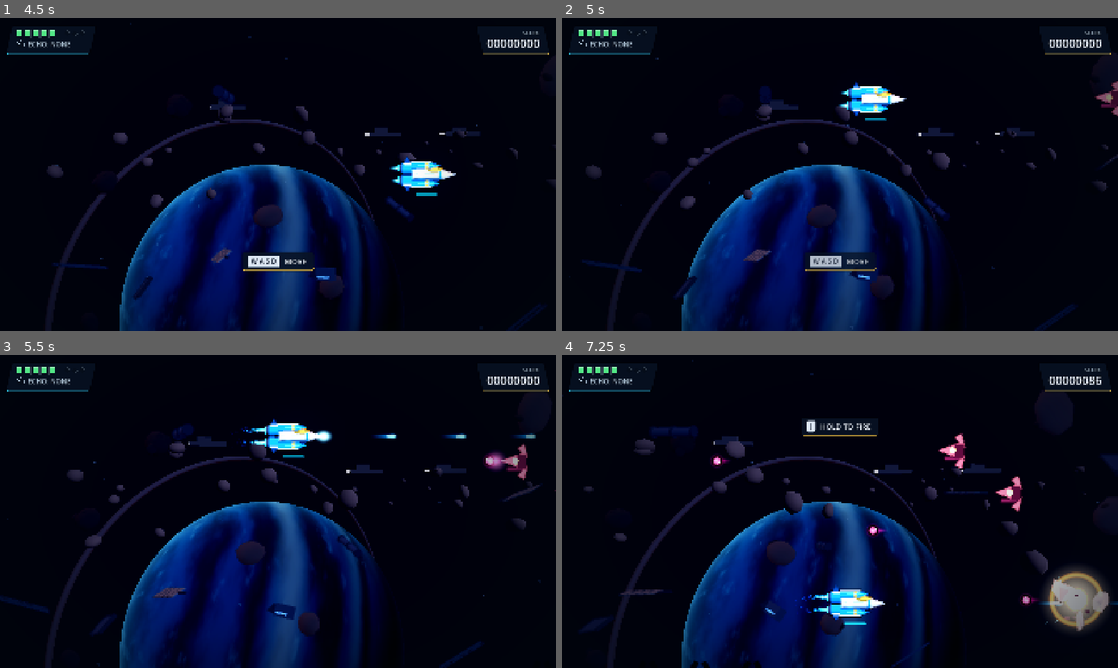
Above: before the commit, frames 1-4 (two rows, left to right).
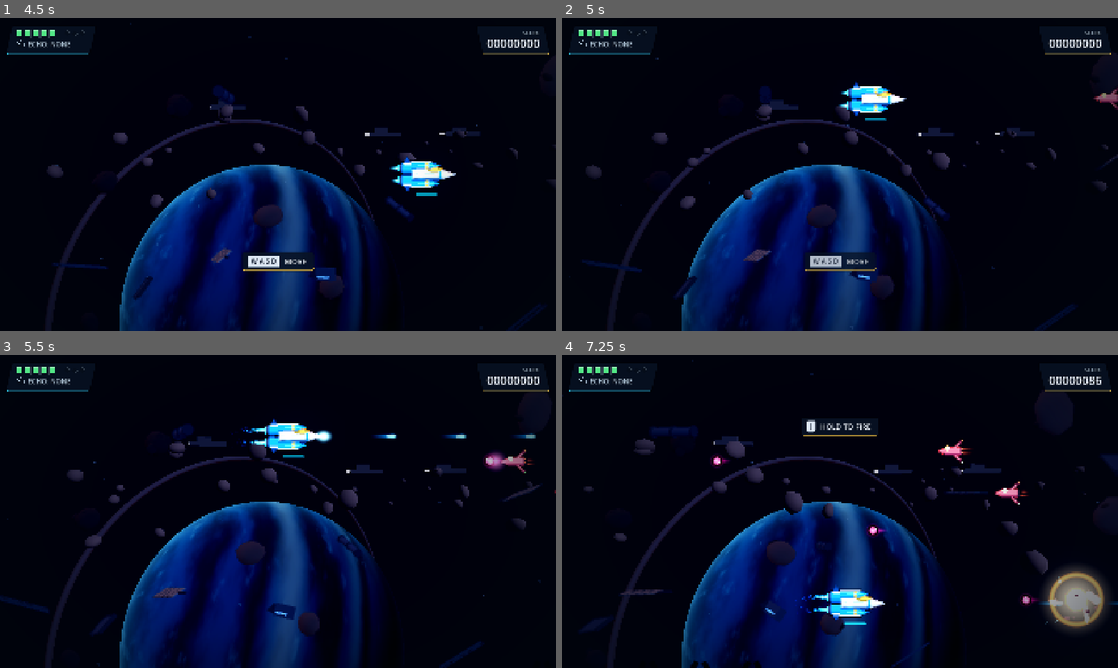
Above: after the commit, the same moments.

Repository: NikolasKorakidis/Mecha-Techa-Soldier
Game: Godot game, scene res://main/main.tscn
The game is run twice, just before and just after one commit, with the same random seed, the same clock (stepped at 60 frames per second) and the same inputs.
Inputs (mouse positions are in pixels of both pictures, inside the frame that each line leads up to):
- Up to frame 1 (4.5 s): click "Start" at 0.5 s; tap Enter at 1.25 s; move the mouse to (400, 158) at 1.27 s; hold D (move_right) 1.28-2 s; tap K (dash) at 1.35 s; click (400, 158) at 1.42 s; tap Space (jump) at 1.52 s; drag from (166, 190) to (250, 237) at 2.02 s; move the mouse to (333, 105) at 2.77 s; hold D (move_right) 2.78-3.5 s; hold J (fire) 2.78-3.5 s; drag from (250, 237) to (111, 127) at 3.52 s; move the mouse to (444, 221) at 4.27 s; hold A (move_left) from 4.28 s (still down); tap 1 at 4.35 s
- Up to frame 2 (5 s): keep holding A (move_left); tap Space (jump) at 4.52 s
- Up to frame 3 (5.5 s): release A (move_left) at 5 s; drag from (111, 464) to (194, 433) at 5.02 s
- Up to frame 4 (7.25 s): move the mouse to (867, 511) at 5.77 s; hold S (move_down) 5.78-6.5 s; tap 0 at 5.85 s; click (867, 511) at 5.92 s; drag from (756, 433) to (728, 527) at 6.52 s

Frame 1 is identical in both runs. In frame 2, 0.2% of the frame differs, in the area x 95-100%, y 20-32%; in frame 3, 0.3%; in frame 4, 1.0%, in the area x 67-99%, y 24-89%.

Commit message:
Stage 1: model space enemies as starships
Co-Authored-By: Claude Opus 5.5 <noreply@anthropic.com>
Claude-Session: https://claude.ai/code/session_01PVvv6XH9MFznwUdwK1tWZd

Diff:
--- a/art/models/enemy_model.gd
+++ b/art/models/enemy_model.gd
@@ -1,14 +1,15 @@
 @tool
 class_name EnemyModel
 extends Node3D
-## Foundry enemy family (all face -X). Coral armor over dark-red undersides, a readable sensor
-## "face" on the camera side, chunky outlines. Echo carriers (elites) add a gold-white core,
+## Enemy family (all face -X). Space kinds are real ships — nose, canopy light, swept wings or
+## pylons, glowing rear thrusters — in coral armour over dark-red undersides with chunky outlines. Echo carriers (elites) add a gold-white core,
 ## orbiting gold fragments, a slow pulsing ring and a faint vertical beacon — never color alone.
 
 enum Kind { DRONE, NEEDLE, LANCER, GUNPOD, RAMMER, GUNSHIP, TESLA, WARDEN, WALKER, HOPPER }
 
 const SENSOR := Color("ffc36a")
 const METAL := Color("3d2f45")
+const ENGINE := Color("ff6a3c")
 
 @export var kind: Kind = Kind.DRONE:
 	set(value):
@@ -32,6 +33,7 @@
 var _time: float = 0.0
 var _recoil: float = 0.0
 var _charge: float = 0.0
+var _flames: Array[MeshInstance3D] = []
 
 
 func _ready() -> void:
@@ -77,6 +79,7 @@
 	_fragments = null
 	_shield_rim = null
 	_barrel_pivot = null
+	_flames.clear()
 	var elite := is_elite_kind()
 	var line := ArtStyle.OUTLINE_THICK if elite else ArtStyle.OUTLINE_THIN
 	# Low rim keeps the coral saturated instead of washing toward pink.
@@ -92,79 +95,110 @@
 
 	match kind:
 		Kind.NEEDLE:
-			# Narrow arrowhead, two small fins, sensor near the tip.
-			ModelKit.cone_x(_body, 0.26, 1.5, Vector3(-0.35, 0.02, 0.0), coral, 4, true)
-			ModelKit.box(_body, Vector3(0.7, 0.2, 0.38), Vector3(0.6, 0.02, 0.0), coral)
-			ModelKit.box(_body, Vector3(1.3, 0.1, 0.34), Vector3(0.05, -0.16, 0.0), under)
-			for side: float in [1.0, -1.0]:
-				ModelKit.prism(_body, Vector3(0.26, 0.5, 0.16), Vector3(0.78, 0.24 * side, 0.0), under,
-						Vector3(0, 0, -135.0 if side > 0 else -45.0))
-			core_pos = Vector3(-0.35, 0.05, 0.22)
-			core_radius = 0.1
+			# STILETTO: long needle fighter, forward canards, dorsal fin, one big engine.
+			ModelKit.hex_x(_body, 0.13, 1.2, Vector3(0.1, 0, 0), coral, 8)
+			ModelKit.cone_x(_body, 0.13, 0.6, Vector3(-0.8, 0, 0), metal, 8, true)
+			ModelKit.prism(_body, Vector3(0.5, 0.3, 0.06), Vector3(0.45, 0.2, 0), under, Vector3(0, 0, 90))
+			for side: float in [1.0, -1.0]:
+				ModelKit.box(_body, Vector3(0.32, 0.05, 0.1), Vector3(-0.35, 0.12 * side, 0), armor, Vector3(0, 0, -30.0 * side))
+				ModelKit.box(_body, Vector3(0.5, 0.06, 0.12), Vector3(0.45, 0.14 * side, 0), coral, Vector3(0, 0, 38.0 * side))
+			_engine(Vector3(0.72, 0, 0), 0.13, 1.2)
+			core_pos = Vector3(-0.3, 0.1, 0.14)
+			core_radius = 0.07
 		Kind.DRONE:
-			ModelKit.prism(_body, Vector3(1.0, 1.3, 0.7), Vector3(-0.1, 0.05, 0), coral, Vector3(0, 0, 90))
-			ModelKit.box(_body, Vector3(0.55, 0.85, 0.8), Vector3(0.45, 0, 0), armor)
-			ModelKit.box(_body, Vector3(0.9, 0.18, 0.72), Vector3(0.05, -0.42, 0), under)
-			for side: float in [1.0, -1.0]:
-				ModelKit.prism(_body, Vector3(0.45, 0.8, 0.28), Vector3(0.6, 0.55 * side, 0), coral,
-						Vector3(0, 0, -150.0 if side > 0 else -30.0))
+			# HORNET: light interceptor — pointed nose, bubble canopy, swept wings, twin engines.
+			ModelKit.hex_x(_body, 0.22, 0.9, Vector3(0.1, 0, 0), coral, 8, 1.1)
+			ModelKit.cone_x(_body, 0.22, 0.45, Vector3(-0.56, 0, 0), coral, 8, true)
+			ModelKit.box(_body, Vector3(0.95, 0.08, 0.46), Vector3(0.1, -0.18, 0), under)
+			for side: float in [1.0, -1.0]:
+				ModelKit.box(_body, Vector3(0.7, 0.1, 0.36), Vector3(0.32, 0.33 * side, 0), coral, Vector3(0, 0, 42.0 * side))
+				ModelKit.box(_body, Vector3(0.22, 0.12, 0.38), Vector3(0.55, 0.58 * side, 0), armor, Vector3(0, 0, 42.0 * side))
+				ModelKit.sphere(_body, 0.04, Vector3(0.62, 0.62 * side, 0.2), ModelKit.emissive(Color("ff5a3c") if side > 0 else Color("7dff8a"), 2.6))
+				_engine(Vector3(0.58, 0.1 * side, 0), 0.08, 0.8)
+			core_pos = Vector3(-0.2, 0.17, 0.12)
+			core_radius = 0.13
 		Kind.LANCER:
-			ModelKit.box(_body, Vector3(0.9, 0.7, 0.7), Vector3(0.3, 0, 0), armor)
-			ModelKit.prism(_body, Vector3(0.7, 0.7, 0.72), Vector3(-0.35, 0, 0), coral, Vector3(0, 0, 90))
-			for side: float in [1.0, -1.0]:
-				ModelKit.box(_body, Vector3(1.6, 0.16, 0.3), Vector3(-0.35, 0.5 * side, 0), under)
-				ModelKit.cone_x(_body, 0.14, 0.5, Vector3(-1.4, 0.5 * side, 0), coral, 4, true)
-			core_pos = Vector3(0.3, 0, 0.38)
+			# LANCER: armoured cockpit pod carrying two long lance cannons on pylons.
+			ModelKit.box(_body, Vector3(0.9, 0.5, 0.6), Vector3(0.2, 0, 0), armor)
+			ModelKit.prism(_body, Vector3(0.5, 0.5, 0.6), Vector3(-0.45, 0, 0), coral, Vector3(0, 0, 90))
+			ModelKit.box(_body, Vector3(0.5, 0.12, 0.62), Vector3(0.2, 0.3, 0), coral)
+			for side: float in [1.0, -1.0]:
+				ModelKit.box(_body, Vector3(0.14, 0.34, 0.2), Vector3(0.1, 0.36 * side, 0), metal)
+				ModelKit.hex_x(_body, 0.1, 1.5, Vector3(-0.35, 0.5 * side, 0), metal, 6)
+				ModelKit.hex_x(_body, 0.14, 0.4, Vector3(0.25, 0.5 * side, 0), coral, 6)
+				ModelKit.cone_x(_body, 0.1, 0.3, Vector3(-1.2, 0.5 * side, 0), coral, 6, true)
+			_engine(Vector3(0.68, 0.12, 0), 0.12, 1.0)
+			_engine(Vector3(0.68, -0.12, 0), 0.12, 1.0)
+			core_pos = Vector3(-0.2, 0.12, 0.32)
 		Kind.GUNPOD:
-			ModelKit.sphere(_body, 0.75, Vector3(0.1, 0, 0), ModelKit.hull(Palette.ENEMY_DARK_RED, line, 0.4), Vector3(1.0, 0.85, 0.9))
-			ModelKit.box(_body, Vector3(1.3, 0.35, 1.1), Vector3(0.2, -0.55, 0), under)
-			ModelKit.box(_body, Vector3(1.0, 0.25, 1.0), Vector3(0.2, 0.62, 0), coral)
-			_barrel_pivot = ModelKit.group(_body, "Barrel", Vector3(-0.1, 0, 0.3))
-			ModelKit.hex_x(_barrel_pivot, 0.16, 1.0, Vector3(-0.55, 0, 0), metal, 6, 0.8)
-			ModelKit.hex_x(_barrel_pivot, 0.19, 0.12, Vector3(-1.05, 0, 0), coral, 6)
-			core_pos = Vector3(0.35, 0.1, 0.62)
-			core_radius = 0.18
+			# FRIGATE: stubby gunboat — slanted bow, keel, rotating turret on the back, engine block.
+			ModelKit.box(_body, Vector3(1.1, 0.7, 0.8), Vector3(0.15, -0.05, 0), ModelKit.hull(Palette.ENEMY_DARK_RED, line, 0.4))
+			ModelKit.prism(_body, Vector3(0.7, 0.4, 0.8), Vector3(-0.58, -0.05, 0), coral, Vector3(0, 0, 90))
+			ModelKit.box(_body, Vector3(1.2, 0.18, 0.5), Vector3(0.1, -0.48, 0), under)
+			ModelKit.box(_body, Vector3(0.7, 0.16, 0.82), Vector3(0.25, 0.34, 0), coral)
+			ModelKit.sphere(_body, 0.3, Vector3(0.05, 0.42, 0), armor, Vector3(1.2, 0.7, 1.0))
+			_barrel_pivot = ModelKit.group(_body, "Barrel", Vector3(0.0, 0.5, 0.25))
+			ModelKit.hex_x(_barrel_pivot, 0.1, 0.9, Vector3(-0.5, 0, 0), metal, 6, 0.8)
+			ModelKit.hex_x(_barrel_pivot, 0.13, 0.1, Vector3(-0.95, 0, 0), coral, 6)
+			for y: float in [0.12, -0.22]:
+				_engine(Vector3(0.75, y, 0), 0.13, 1.0)
+			core_pos = Vector3(-0.3, 0.12, 0.42)
+			core_radius = 0.12
 		Kind.RAMMER:
-			ModelKit.cone_x(_body, 0.55, 1.1, Vector3(-0.55, 0, 0), metal, 5, true)
-			ModelKit.box(_body, Vector3(0.9, 0.9, 0.8), Vector3(0.35, 0, 0), coral)
-			ModelKit.box(_body, Vector3(0.9, 0.2, 0.82), Vector3(0.35, -0.45, 0), under)
-			for side: float in [1.0, -1.0]:
-				ModelKit.prism(_body, Vector3(0.35, 0.8, 0.3), Vector3(-0.3, 0.55 * side, 0), armor,
+			# RAM: armoured wedge prow, spiked cheeks, three heavy thrusters — built to collide.
+			ModelKit.cone_x(_body, 0.5, 0.9, Vector3(-0.5, 0, 0), metal, 5, true)
+			ModelKit.box(_body, Vector3(0.8, 0.8, 0.75), Vector3(0.3, 0, 0), coral)
+			ModelKit.box(_body, Vector3(0.82, 0.18, 0.77), Vector3(0.3, -0.36, 0), under)
+			for side: float in [1.0, -1.0]:
+				ModelKit.prism(_body, Vector3(0.3, 0.6, 0.3), Vector3(-0.15, 0.5 * side, 0), armor,
 						Vector3(0, 0, 120.0 if side > 0 else 60.0))
-			ModelKit.quad(_body, Vector2(1.2, 0.7), Vector3(1.2, 0, 0), ModelKit.glow(SENSOR, ArtStyle.GLOW_STANDARD, ModelKit.GlowShape.STREAK), Vector3(0, 0, 180))
-			core_pos = Vector3(0.4, 0.05, 0.42)
+			for y: float in [0.24, 0.0, -0.24]:
+				_engine(Vector3(0.75, y, 0), 0.1, 1.3)
+			core_pos = Vector3(0.1, 0.12, 0.4)
 		Kind.GUNSHIP:
-			ModelKit.box(_body, Vector3(2.6, 1.1, 1.2), Vector3(0.3, 0.05, 0), coral)
-			ModelKit.cone_x(_body, 0.62, 1.2, Vector3(-1.55, 0.05, 0), coral, 6, true)
-			ModelKit.box(_body, Vector3(2.8, 0.25, 1.3), Vector3(0.3, 0.64, 0), armor)
-			ModelKit.box(_body, Vector3(2.8, 0.3, 1.3), Vector3(0.3, -0.6, 0), under)
+			# DESTROYER: long hull with a bridge tower, triple bow cannons, dorsal fin, engine block.
+			ModelKit.hex_x(_body, 0.62, 2.8, Vector3(0.3, 0, 0), coral, 8)
+			ModelKit.cone_x(_body, 0.62, 1.0, Vector3(-1.6, 0, 0), coral, 8, true)
+			ModelKit.box(_body, Vector3(3.2, 0.26, 1.0), Vector3(0.2, -0.62, 0), under)
+			ModelKit.box(_body, Vector3(2.4, 0.2, 1.1), Vector3(0.4, 0.55, 0), armor)
+			# Bridge tower with lit windows.
+			ModelKit.box(_body, Vector3(0.8, 0.5, 0.7), Vector3(0.9, 0.85, 0), armor)
+			ModelKit.box(_body, Vector3(0.5, 0.3, 0.6), Vector3(0.75, 1.2, 0), coral)
+			ModelKit.box(_body, Vector3(0.46, 0.08, 0.02), Vector3(0.72, 1.2, 0.31), ModelKit.emissive(SENSOR, 2.0))
+			ModelKit.prism(_body, Vector3(0.9, 0.5, 0.12), Vector3(1.5, 0.7, 0), under, Vector3(0, 0, 90))
+			for y: float in [0.3, 0.0, -0.3]:
+				ModelKit.hex_x(_body, 0.1, 0.9, Vector3(-2.2, y, 0.3), metal, 6)
+			for y: float in [0.3, -0.3]:
+				ModelKit.cylinder(_body, 0.18, 0.18, 0.2, Vector3(-0.2, y * 1.6, 0.55), metal, Vector3(90, 0, 0), 8)
 			for y: float in [0.35, 0.0, -0.35]:
-				ModelKit.hex_x(_body, 0.11, 0.9, Vector3(-2.1, y, 0.25), metal, 6)
-			for side: float in [1.0, -1.0]:
-				ModelKit.prism(_body, Vector3(0.9, 1.2, 0.4), Vector3(1.1, 1.0 * side, 0), coral,
-						Vector3(0, 0, -150.0 if side > 0 else -30.0))
-				ModelKit.hex_x(_body, 0.3, 0.5, Vector3(1.75, 0.35 * side, 0), metal, 8)
-			core_pos = Vector3(0.3, 0.05, 0.68)
-			core_radius = 0.34
+				_engine(Vector3(1.75, y, 0), 0.2, 1.6)
+			for k in 5:
+				ModelKit.box(_body, Vector3(0.14, 0.06, 0.02), Vector3(-0.8 + k * 0.38, 0.12, 0.63), ModelKit.emissive(SENSOR, 1.6))
+			core_pos = Vector3(0.1, 0.1, 0.66)
+			core_radius = 0.3
 		Kind.TESLA:
-			ModelKit.sphere(_body, 0.85, Vector3(0.1, 0, 0), ModelKit.hull(Palette.ENEMY_DARK_RED, line, 0.4), Vector3(1, 1, 0.9))
-			ModelKit.box(_body, Vector3(1.0, 2.4, 0.5), Vector3(0.45, 0, -0.1), coral)
-			for side: float in [1.0, -1.0]:
-				ModelKit.hex_x(_body, 0.2, 1.3, Vector3(-0.6, 0.85 * side, 0), metal, 6, 0.7)
+			# ARC CRUISER: round hull with twin forward prongs wrapped in violet coils.
+			ModelKit.sphere(_body, 0.75, Vector3(0.35, 0, 0), ModelKit.hull(Palette.ENEMY_DARK_RED, line, 0.4), Vector3(1.3, 0.9, 0.9))
+			ModelKit.box(_body, Vector3(1.4, 0.3, 0.8), Vector3(0.45, -0.7, 0), under)
+			ModelKit.box(_body, Vector3(0.6, 1.9, 0.4), Vector3(0.7, 0, -0.1), coral)
+			for side: float in [1.0, -1.0]:
+				ModelKit.hex_x(_body, 0.18, 1.4, Vector3(-0.55, 0.85 * side, 0), metal, 6, 0.7)
 				for i in 3:
-					ModelKit.cylinder(_body, 0.25, 0.25, 0.08, Vector3(-0.3 - i * 0.35, 0.85 * side, 0),
+					ModelKit.cylinder(_body, 0.24, 0.24, 0.08, Vector3(-0.25 - i * 0.35, 0.85 * side, 0),
 							ModelKit.emissive(Palette.RESONANCE_VIOLET, 2.0), Vector3(0, 0, 90))
 				ModelKit.quad(_body, Vector2(1.0, 1.0), Vector3(-1.3, 0.85 * side, 0.3), ModelKit.glow(Palette.RESONANCE_VIOLET, ArtStyle.GLOW_STANDARD * 0.8))
-			core_pos = Vector3(0.1, 0, 0.8)
-			core_radius = 0.32
+				_engine(Vector3(1.25, 0.3 * side, 0), 0.16, 1.2)
+			core_pos = Vector3(0.0, 0, 0.72)
+			core_radius = 0.3
 		Kind.WARDEN:
-			# Wide shield silhouette with heavy side plates.
-			ModelKit.box(_body, Vector3(1.4, 1.7, 1.0), Vector3(0.55, 0, 0), coral)
-			ModelKit.box(_body, Vector3(1.4, 0.3, 1.02), Vector3(0.55, -0.72, 0), under)
+			# BULWARK: shield cruiser pushing a huge deflector dish ahead of its hull.
+			ModelKit.hex_x(_body, 0.7, 1.6, Vector3(0.75, 0, 0), coral, 8)
+			ModelKit.box(_body, Vector3(1.6, 0.3, 1.0), Vector3(0.75, -0.72, 0), under)
 			ModelKit.cylinder(_body, 1.3, 1.3, 0.32, Vector3(-0.45, 0, 0), metal, Vector3(0, 0, 90), 6)
 			ModelKit.cylinder(_body, 0.95, 0.95, 0.36, Vector3(-0.47, 0, 0), ModelKit.hull(Palette.PLAYER_GOLD.darkened(0.15), ArtStyle.OUTLINE_THIN), Vector3(0, 0, 90), 6)
 			for side: float in [1.0, -1.0]:
 				ModelKit.box(_body, Vector3(1.1, 0.42, 1.1), Vector3(0.9, 0.95 * side, 0), armor)
+				_engine(Vector3(1.6, 0.4 * side, 0), 0.2, 1.4)
 			_shield_rim = ModelKit.quad(_body, Vector2.ONE * 3.0, Vector3(-0.7, 0, 0.3), ModelKit.glow(Palette.ECHO_GOLD, ArtStyle.GLOW_SUBTLE, ModelKit.GlowShape.RING))
 			core_pos = Vector3(-0.62, 0, 0.12)
 			core_radius = 0.3
@@ -191,6 +225,15 @@
 	ModelKit.quad(_body, Vector2.ONE * core_radius * 3.2, core_pos + Vector3(0, 0, 0.1), ModelKit.glow(core_color, 0.6))
 	if elite:
 		_build_echo_marker(core_pos, core_radius)
+
+
+## Rear thruster: dark nozzle, hot core disc and an exhaust flame streaming back (+X).
+func _engine(at: Vector3, radius: float, flame: float) -> void:
+	var nozzle := ModelKit.hull(METAL.darkened(0.3), ArtStyle.OUTLINE_THIN, 0.3)
+	ModelKit.hex_x(_body, radius, radius * 1.6, at, nozzle, 8, 1.2)
+	ModelKit.cylinder(_body, radius * 0.8, radius * 0.8, 0.02, at + Vector3(radius * 0.82, 0, 0), ModelKit.emissive(ENGINE, 3.0), Vector3(0, 0, 90), 8)
+	var plume := ModelKit.quad(_body, Vector2(flame, radius * 2.4), at + Vector3(radius + flame * 0.5, 0, 0.02), ModelKit.glow(ENGINE, 1.4, ModelKit.GlowShape.STREAK), Vector3(0, 0, 180))
+	_flames.append(plume)
 
 
 ## Echo carrier marker: pulsing ring, three orbiting gold fragments, faint vertical beacon.
@@ -211,6 +254,8 @@
 	if Engine.is_editor_hint() or _core_material == null:
 		return
 	_time += delta
+	for i in _flames.size():
+		_flames[i].scale = Vector3(0.85 + 0.25 * sin(_time * 34.0 + i * 1.7), 1.0, 1.0)
 	_core_material.emission_energy_multiplier = 2.2 + 1.3 * sin(_time * 6.0) + _charge * 2.0
 	var flash := ArtStyle.flash_scale()
 	if _elite_ring:
